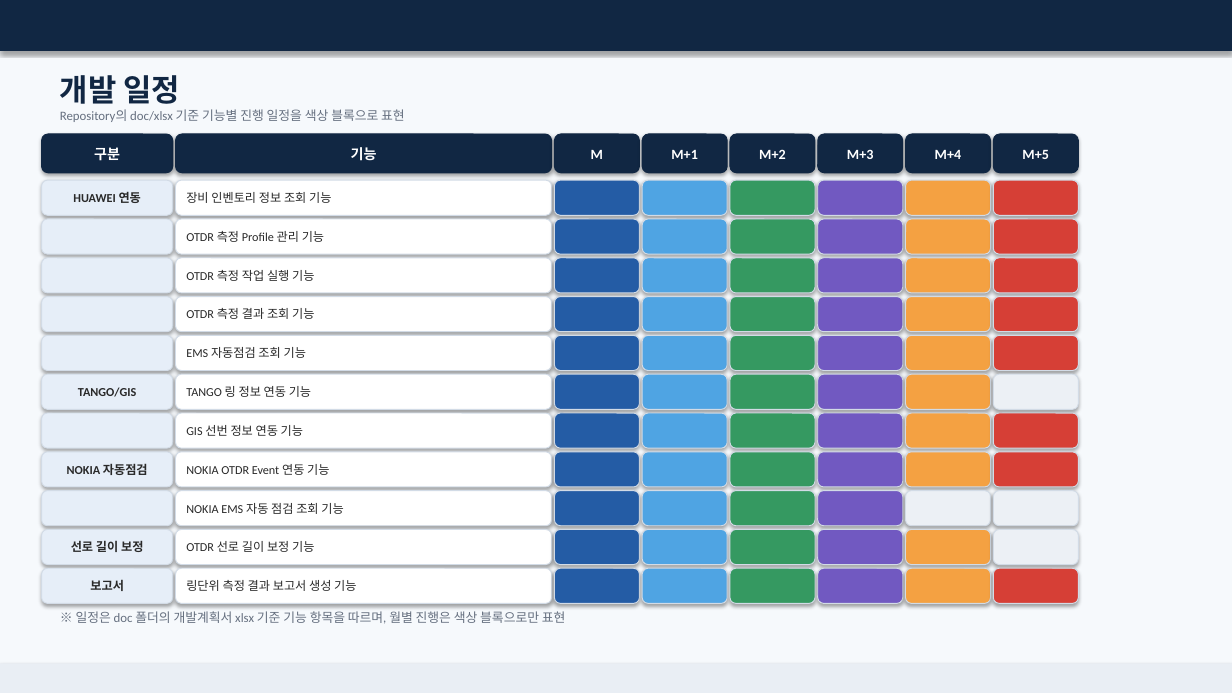
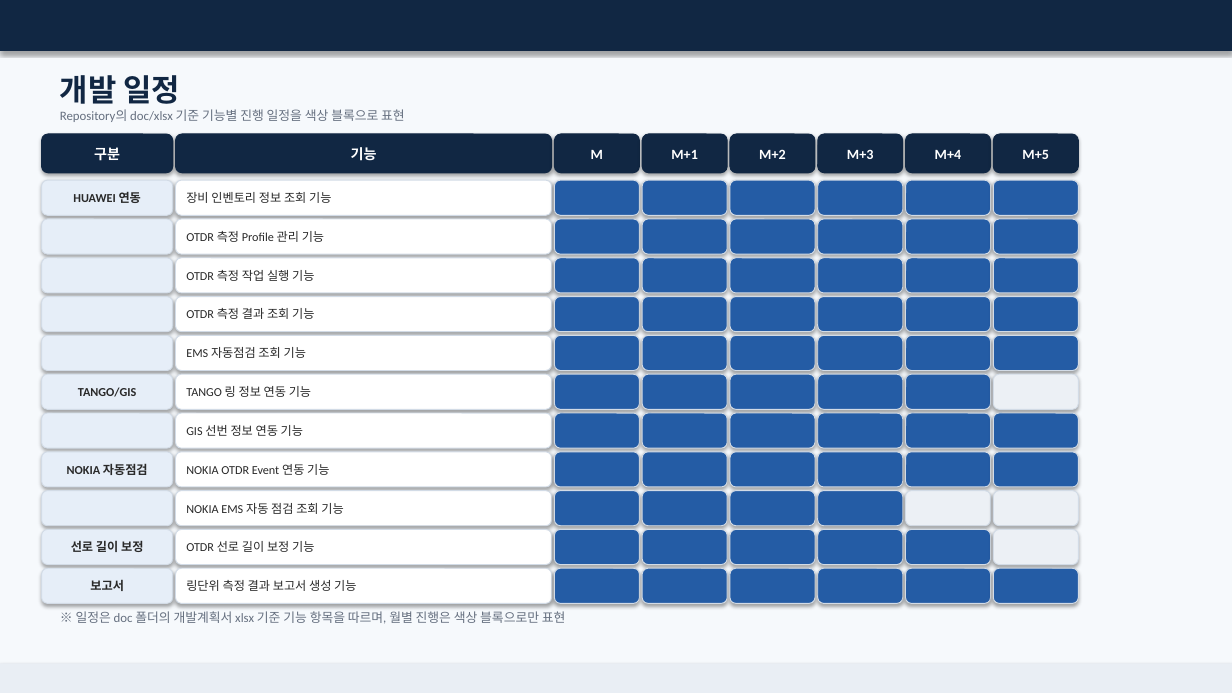
Before and after one commit to gmncreat/project-plan, a slide deck: slide 11 of output/SKT_OTDR_선로품질관리시스템_고도화_개발계획서_최종.pptx. Drawn at 1232x693 pixels with LibreOffice and Linux fonts; fonts in the diff are those of the drawing. Boxes give left, top, right and bottom in pixels: in the first picture for what was removed or moved away, otherwise in the second. Text is boxed around its words. In the diff, an @@ line names an element or a change of style, - is before the commit and + after.

Commit message:
docs: unify schedule color in PPT

```diff
--- a/output/SKT_OTDR_선로품질관리시스템_고도화_개발계획서_최종.pptx
+++ b/output/SKT_OTDR_선로품질관리시스템_고도화_개발계획서_최종.pptx
@@ fill #4FA4E3 to #245CA5 in 11 elements at (x1=642, y1=180, x2=727, y2=215), (x1=642, y1=219, x2=727, y2=254), (x1=642, y1=258, x2=727, y2=293), (x1=642, y1=297, x2=727, y2=332), (x1=642, y1=335, x2=727, y2=371), (x1=642, y1=374, x2=727, y2=409), (x1=642, y1=413, x2=727, y2=448), (x1=642, y1=452, x2=727, y2=487), (x1=642, y1=491, x2=727, y2=526), (x1=642, y1=530, x2=727, y2=565), (x1=642, y1=568, x2=727, y2=604) @@
@@ fill #359961 to #245CA5 in 11 elements at (x1=730, y1=180, x2=815, y2=215), (x1=730, y1=219, x2=815, y2=254), (x1=730, y1=258, x2=815, y2=293), (x1=730, y1=297, x2=815, y2=332), (x1=730, y1=335, x2=815, y2=371), (x1=730, y1=374, x2=815, y2=409), (x1=730, y1=413, x2=815, y2=448), (x1=730, y1=452, x2=815, y2=487), (x1=730, y1=491, x2=815, y2=526), (x1=730, y1=530, x2=815, y2=565), (x1=730, y1=568, x2=815, y2=604) @@
@@ fill #7159C1 to #245CA5 in 11 elements at (x1=818, y1=180, x2=903, y2=215), (x1=818, y1=219, x2=903, y2=254), (x1=818, y1=258, x2=903, y2=293), (x1=818, y1=297, x2=903, y2=332), (x1=818, y1=335, x2=903, y2=371), (x1=818, y1=374, x2=903, y2=409), (x1=818, y1=413, x2=903, y2=448), (x1=818, y1=452, x2=903, y2=487), (x1=818, y1=491, x2=903, y2=526), (x1=818, y1=530, x2=903, y2=565), (x1=818, y1=568, x2=903, y2=604) @@
@@ fill #F4A142 to #245CA5 in 10 elements at (x1=906, y1=180, x2=991, y2=215), (x1=906, y1=219, x2=991, y2=254), (x1=906, y1=258, x2=991, y2=293), (x1=906, y1=297, x2=991, y2=332), (x1=906, y1=335, x2=991, y2=371), (x1=906, y1=374, x2=991, y2=409), (x1=906, y1=413, x2=991, y2=448), (x1=906, y1=452, x2=991, y2=487), (x1=906, y1=530, x2=991, y2=565), (x1=906, y1=568, x2=991, y2=604) @@
@@ fill #D63F36 to #245CA5 in 8 elements at (x1=994, y1=180, x2=1079, y2=215), (x1=994, y1=219, x2=1079, y2=254), (x1=994, y1=258, x2=1079, y2=293), (x1=994, y1=297, x2=1079, y2=332), (x1=994, y1=335, x2=1079, y2=371), (x1=994, y1=413, x2=1079, y2=448), (x1=994, y1=452, x2=1079, y2=487), (x1=994, y1=568, x2=1079, y2=604) @@
```
